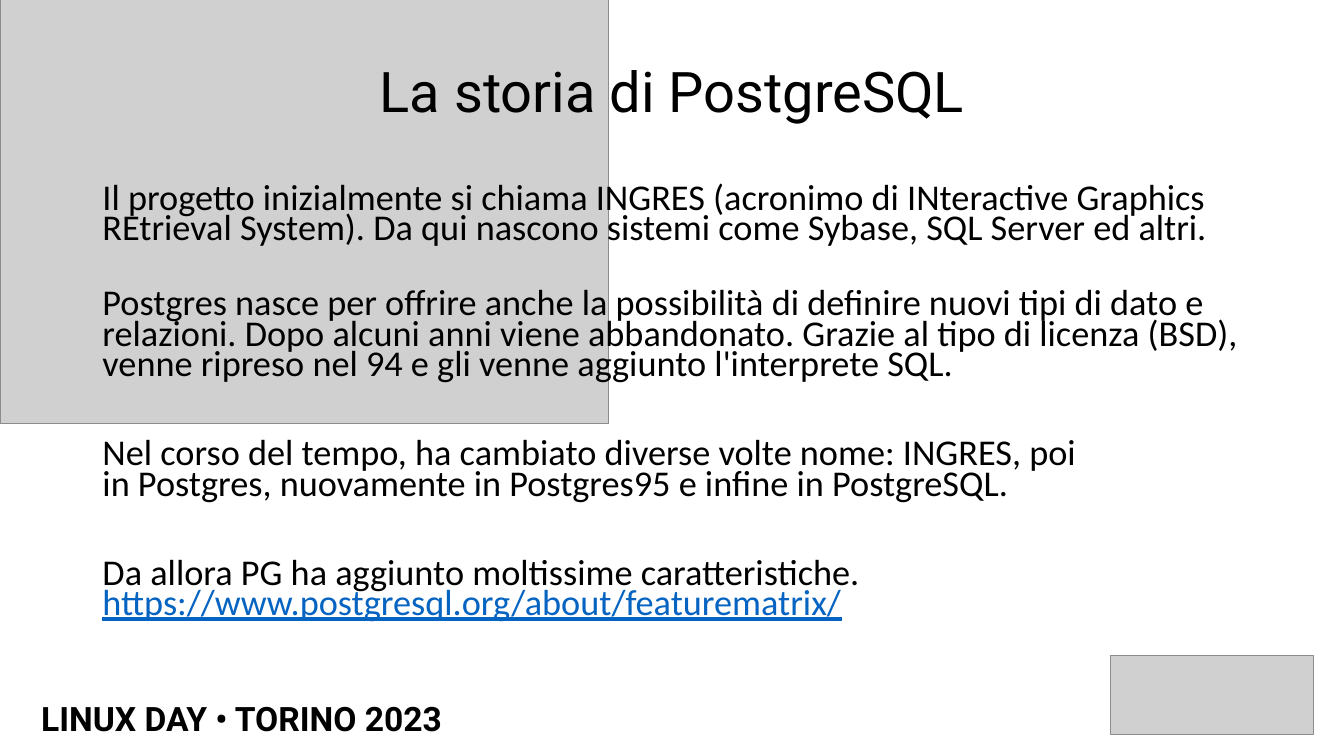
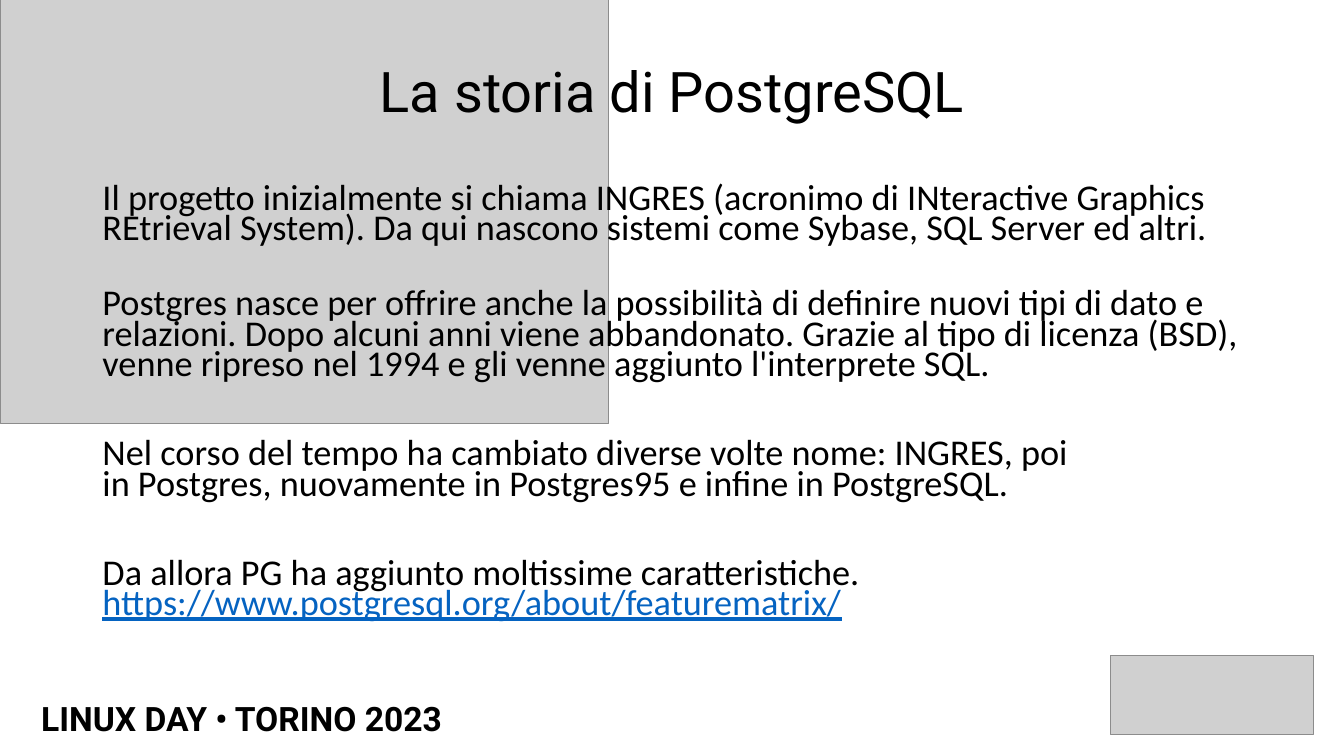
Before and after one commit to volcanicminds/linuxday-torino-2023, a slide deck: slide 10 of LINUX DAY - TORINO 2023 - Postgres Primi passi tramite ORM.pptx. Drawn at 1344x756 pixels with LibreOffice and Linux fonts; fonts in the diff are those of the drawing; grey boxes stand for pictures. Boxes give left, top, right and bottom in pixels: in the first picture for what was removed or moved away, otherwise in the second. Text is boxed around its words. In the diff, an @@ line names an element or a change of style, - is before the commit and + after.

```diff
--- a/LINUX DAY - TORINO 2023 - Postgres Primi passi tramite ORM.pptx
+++ b/LINUX DAY - TORINO 2023 - Postgres Primi passi tramite ORM.pptx
@@ text at bbox=[102, 289, 1238, 503]: text changed @@
-Postgres nasce per offrire anche la possibilità di definire nuovi tipi di dato e relazioni. Dopo alcuni anni viene abbandonato. Grazie al tipo di licenza (BSD), venne ripreso nel 94 e gli venne aggiunto l'interprete SQL.
-Nel corso del tempo, ha cambiato diverse volte nome: INGRES, poi in Postgres, nuovamente in Postgres95 e infine in PostgreSQL.
+Postgres nasce per offrire anche la possibilità di definire nuovi tipi di dato e relazioni. Dopo alcuni anni viene abbandonato. Grazie al tipo di licenza (BSD), venne ripreso nel 1994 e gli venne aggiunto l'interprete SQL.
+Nel corso del tempo ha cambiato diverse volte nome: INGRES, poi in Postgres, nuovamente in Postgres95 e infine in PostgreSQL.
```
Also in this commit, not shown: 9 other slides changed, 1 slide added, 2 other files.
